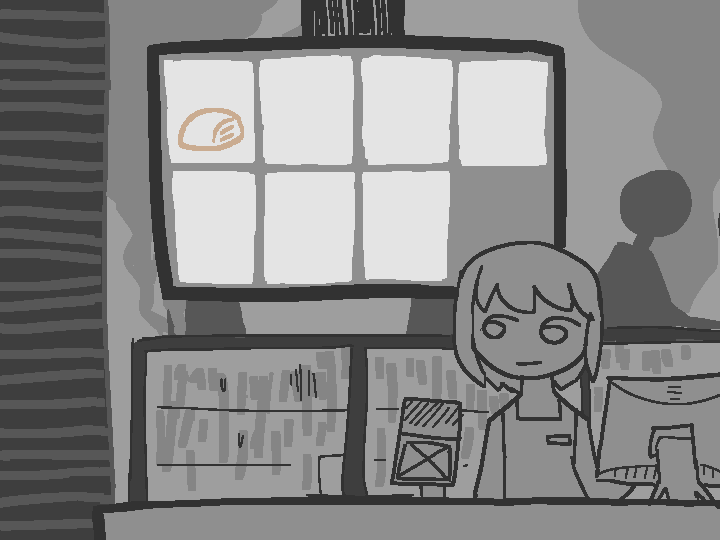
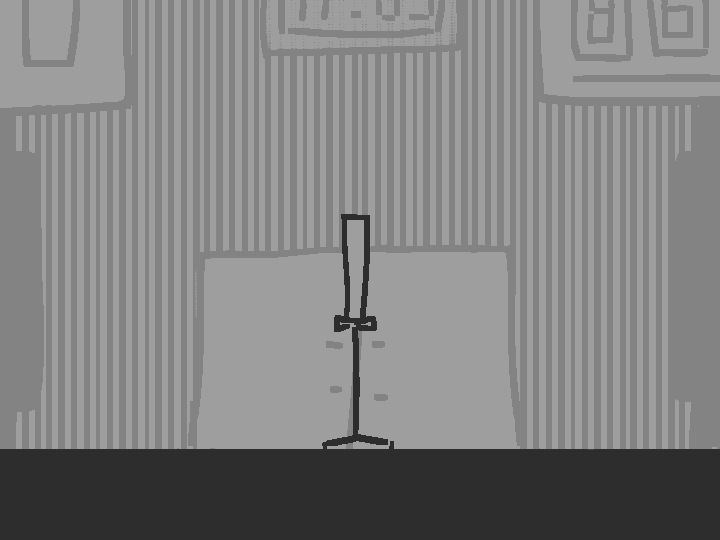
Revision of a layered 720 × 540 image; what changed, layer by layer:
added group "Group 18" with 5 layers above "transition_swipe" over (0, 0, 720, 540)
added layer "Paint Layer 22" in group "Group 18" over (0, 0, 720, 540)
hid group "orderBun" (9 layers) over (0, 0, 720, 540)
painted on "Paint Layer 12" over (128, 0, 640, 384)
painted on "bg" (2nd of 2, in "orderBun") over (0, 0, 720, 540)
painted on "col" over (0, 0, 720, 540)
